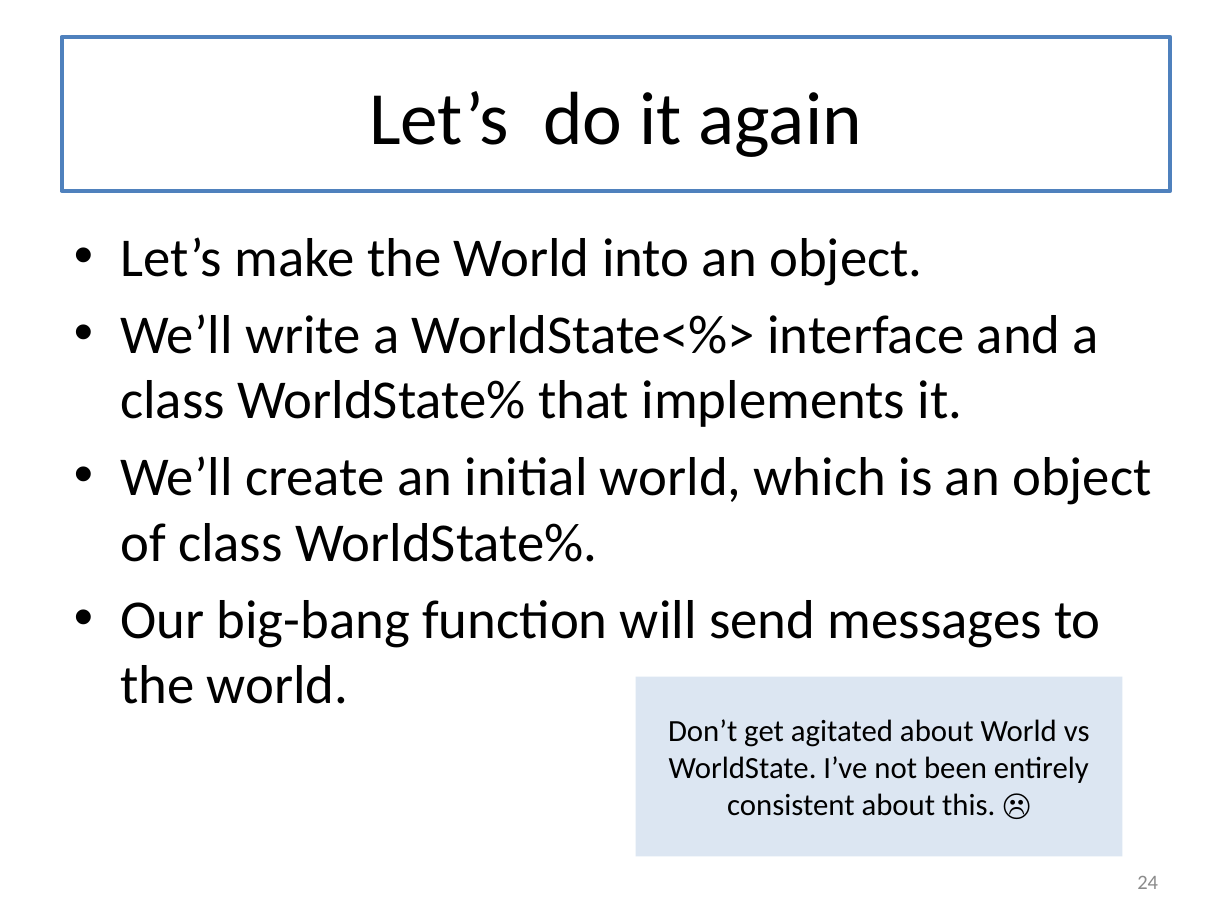
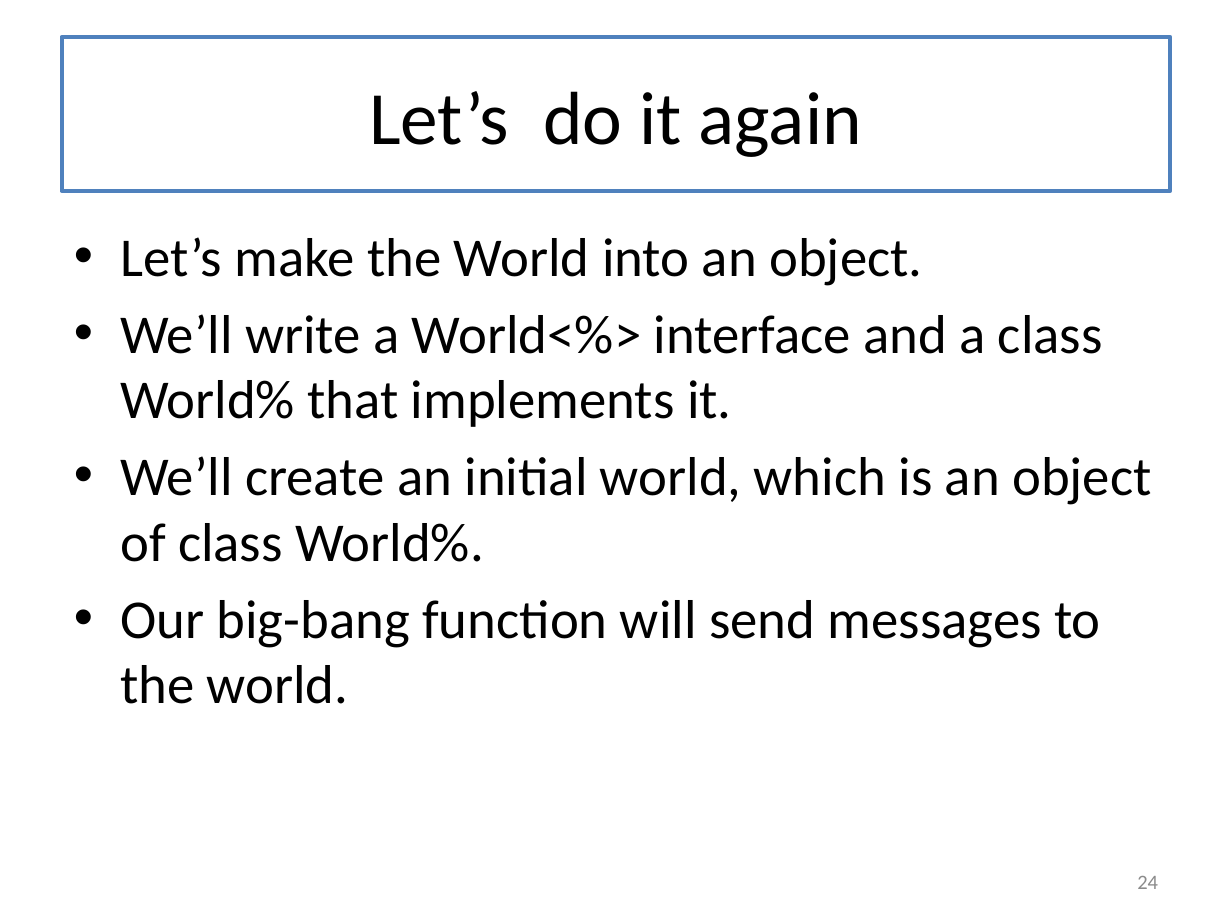
Before and after one commit to mwand/cs5010f16, a slide deck: slide 24 of Slides/Lesson 9.2 A Case Study- Space Invaders.pptx. Drawn at 1232x924 pixels with LibreOffice and Linux fonts; fonts in the diff are those of the drawing. Boxes give left, top, right and bottom in pixels: in the first picture for what was removed or moved away, otherwise in the second. Text is boxed around its words. In the diff, an @@ line names an element or a change of style, - is before the commit and + after.

```diff
--- a/Slides/Lesson 9.2 A Case Study- Space Invaders.pptx
+++ b/Slides/Lesson 9.2 A Case Study- Space Invaders.pptx
@@ text at <box>120,314,1151,562</box>: text changed @@
-• We’ll write a WorldState<%> interface and a class WorldState% that implements it.
-• We’ll create an initial world, which is an object of class WorldState%.
+• We’ll write a World<%> interface and a class World% that implements it.
+• We’ll create an initial world, which is an object of class World%.
@@ rectangle removed at <box>636,676,1122,856</box> @@
-Don’t get agitated about World vs WorldState. I’ve not been entirely consistent about this. ☹
```
Also in this commit, not shown: 14 other slides changed, 6 other files.
